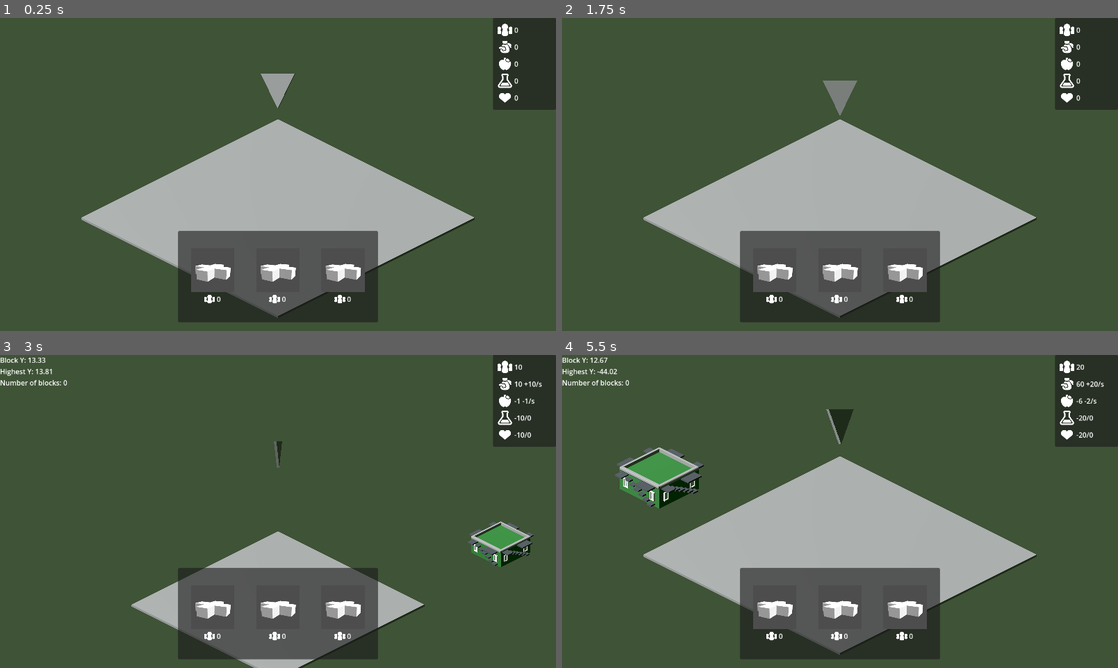
Above: before the commit, frames 1-4 (two rows, left to right).
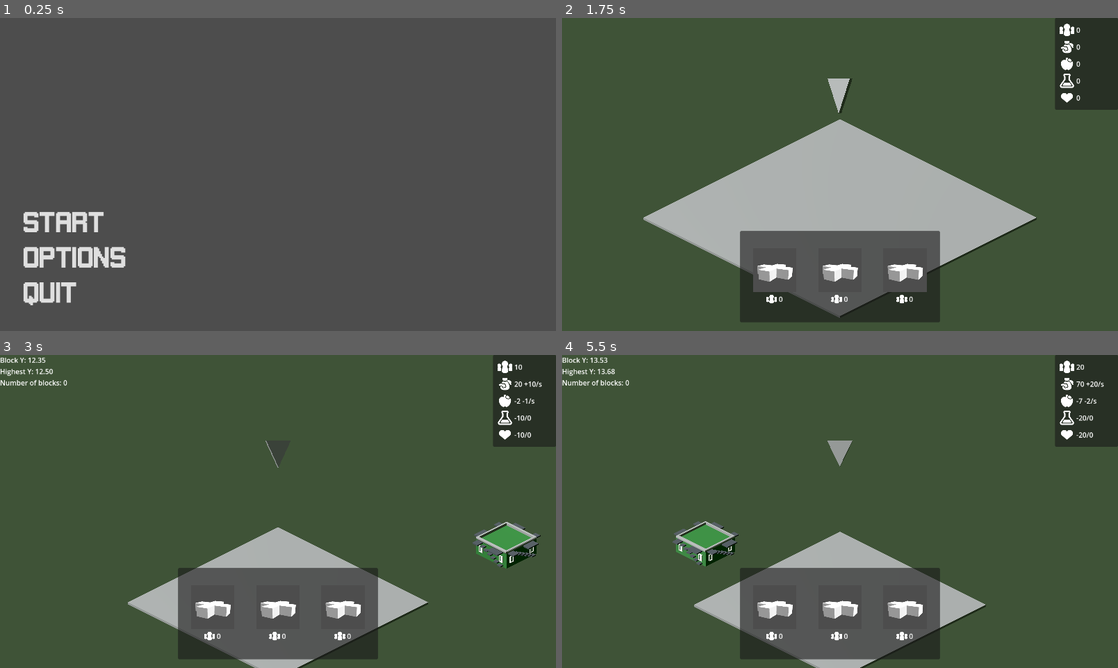
Above: after the commit, the same moments.

Repository: dream-team-reborn/godot-wild-jam-73
Game: Godot game, scene res://scenes/menu.tscn
Two runs of this game, one before a commit and one after it. Both use one fixed random seed, a clock stepped at 60 frames per second and the inputs below. Before the commit the project starts from res://scenes/game.tscn. The engine's default icon, where the game draws it, is replaced by a stand-in: a white triangle on a blue panel in a dark square.
Inputs (mouse positions are in pixels of both pictures, inside the frame that each line leads up to):
- Up to frame 1 (0.25 s): no input
- Up to frame 2 (1.75 s): click (656, 255) at 0.5 s, where only the run after the commit has a clickable "Options"; click (656, 221) at 1.25 s, where only the run after the commit has a clickable "Start"
- Up to frame 3 (3 s): move the mouse to (400, 495) at 2.02 s; hold Right (move_right) 2.03-2.75 s; hold Space (confirm) 2.03-2.75 s; click (400, 495) at 2.17 s; drag from (166, 527) to (250, 574) at 2.77 s
- Up to frame 4 (5.5 s): move the mouse to (895, 442) at 3.52 s; hold Right (move_right) 3.53-4.25 s; hold Space (confirm) 3.53-4.25 s; drag from (812, 574) to (673, 464) at 4.27 s; move the mouse to (1006, 558) at 5.02 s; hold Left (move_left) from 5.03 s (still down); hold Space (confirm) from 5.03 s (still down)

The runs differ from the first frame. In frame 1, 25% of the frame differs, in the area x 4-100%, y 0-98%; in frame 2, 0.4%; in frame 3, 1.8%; in frame 4, 20%.

Commit message:
WIP main menu

Diff:
--- a/project.godot
+++ b/project.godot
@@ -22,7 +22,7 @@
 [application]
 
 config/name="GodotWildJam73"
-run/main_scene="res://scenes/game.tscn"
+run/main_scene="res://scenes/menu.tscn"
 config/features=PackedStringArray("4.3", "GL Compatibility")
 config/icon="res://icon.svg"
 
--- /dev/null
+++ b/scenes/menu.tscn
@@ -0,0 +1,58 @@
+[gd_scene load_steps=3 format=3 uid="uid://bba6jq4b77w7c"]
+
+[ext_resource type="Script" path="res://scripts/menu.gd" id="1_fva4c"]
+[ext_resource type="FontFile" uid="uid://c7pek6ufck62v" path="res://resources/Gameplay.ttf" id="2_d868r"]
+
+[node name="Menu" type="Control"]
+custom_minimum_size = Vector2(200, 0)
+layout_mode = 3
+anchors_preset = 15
+anchor_right = 1.0
+anchor_bottom = 1.0
+grow_horizontal = 2
+grow_vertical = 2
+script = ExtResource("1_fva4c")
+
+[node name="VBoxContainer" type="VBoxContainer" parent="."]
+layout_mode = 1
+anchors_preset = -1
+anchor_top = 0.668
+anchor_right = 0.26
+anchor_bottom = 1.0
+offset_left = 50.0
+offset_top = -50.0
+offset_right = 50.0
+offset_bottom = -50.0
+grow_horizontal = 2
+grow_vertical = 0
+alignment = 2
+
+[node name="StartButton" type="Button" parent="VBoxContainer"]
+layout_mode = 2
+size_flags_vertical = 3
+theme_type_variation = &"FlatButton"
+theme_override_fonts/font = ExtResource("2_d868r")
+theme_override_font_sizes/font_size = 50
+text = "Start"
+alignment = 0
+
+[node name="OptionsButton" type="Button" parent="VBoxContainer"]
+layout_mode = 2
+size_flags_vertical = 3
+theme_type_variation = &"FlatButton"
+theme_override_fonts/font = ExtResource("2_d868r")
+theme_override_font_sizes/font_size = 50
+text = "Options"
+alignment = 0
+
+[node name="QuitButton" type="Button" parent="VBoxContainer"]
+layout_mode = 2
+size_flags_vertical = 3
+theme_type_variation = &"FlatButton"
+theme_override_fonts/font = ExtResource("2_d868r")
+theme_override_font_sizes/font_size = 50
+text = "Quit"
+alignment = 0
+
+[connection signal="pressed" from="VBoxContainer/StartButton" to="." method="_on_start_button_pressed"]
+[connection signal="pressed" from="VBoxContainer/QuitButton" to="." method="_on_quit_button_pressed"]
--- /dev/null
+++ b/scripts/menu.gd
@@ -0,0 +1,19 @@
+extends Control
+
+
+# Called when the node enters the scene tree for the first time.
+func _ready() -> void:
+	pass # Replace with function body.
+
+
+# Called every frame. 'delta' is the elapsed time since the previous frame.
+func _process(delta: float) -> void:
+	pass
+
+
+func _on_start_button_pressed() -> void:
+	get_tree().change_scene_to_file("res://scenes/game.tscn") # Replace with function body.
+
+
+func _on_quit_button_pressed() -> void:
+	get_tree().quit() # Replace with function body.
Binary file added: resources/Gameplay.ttf
Not shown, added: resources/Gameplay.ttf.import
